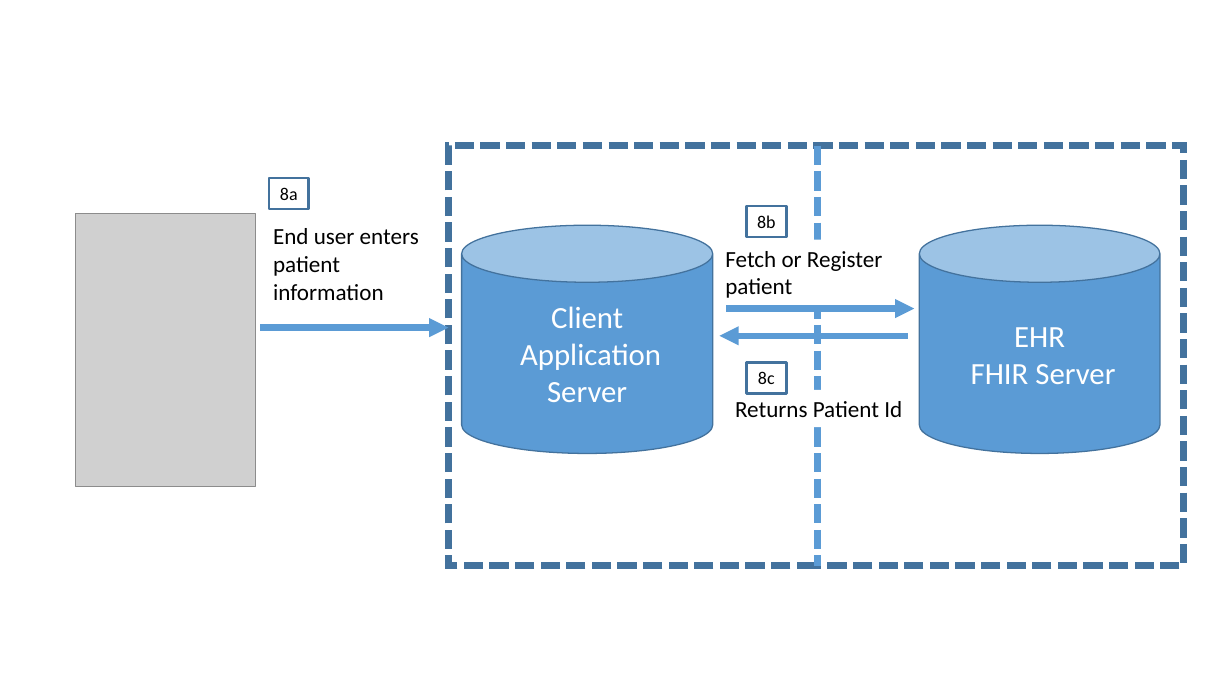
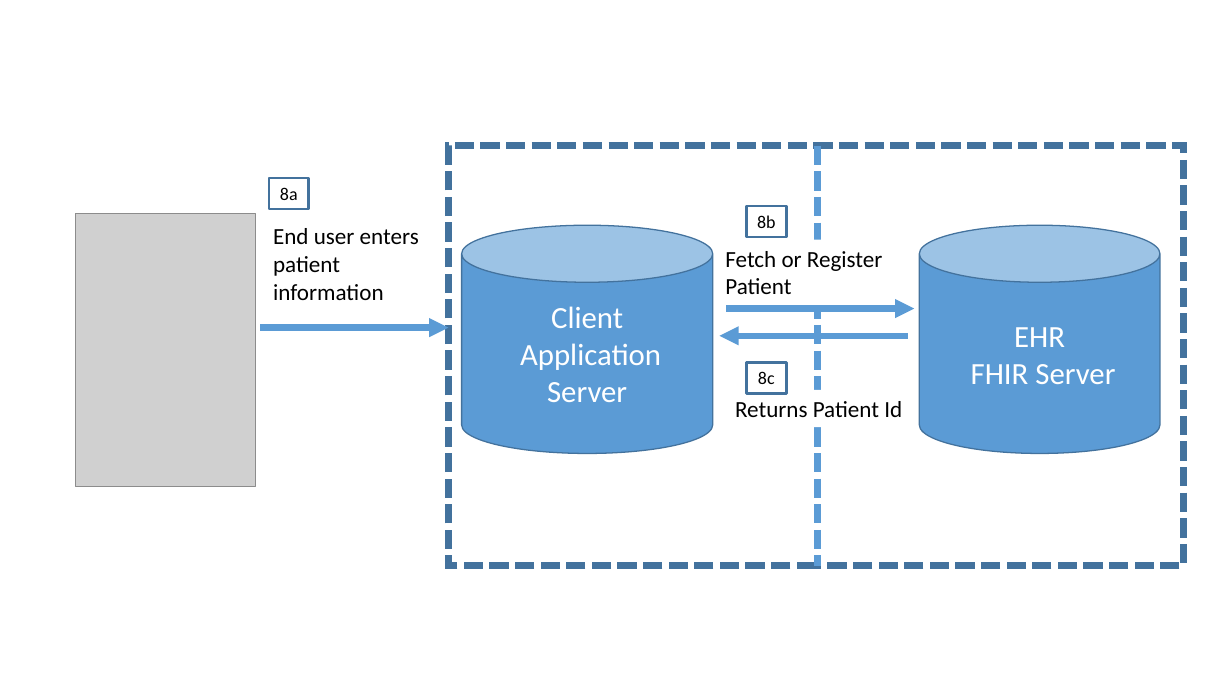
Before and after one commit to argonautproject/scheduling, a slide deck: slide 5 of meeting-notes/WorkFlowDiagrams.pptx. Drawn at 1232x693 pixels with LibreOffice and Linux fonts; fonts in the diff are those of the drawing; grey boxes stand for pictures. Boxes give left, top, right and bottom in pixels: in the first picture for what was removed or moved away, otherwise in the second. Text is boxed around its words. In the diff, an @@ line names an element or a change of style, - is before the commit and + after.

```diff
--- a/meeting-notes/WorkFlowDiagrams.pptx
+++ b/meeting-notes/WorkFlowDiagrams.pptx
@@ text in rectangle at (x1=725, y1=251, x2=883, y2=294): text changed @@
-Fetch or Register patient
+Fetch or Register Patient
```
Also in this commit, not shown: 2 other slides changed, 3 other files.
